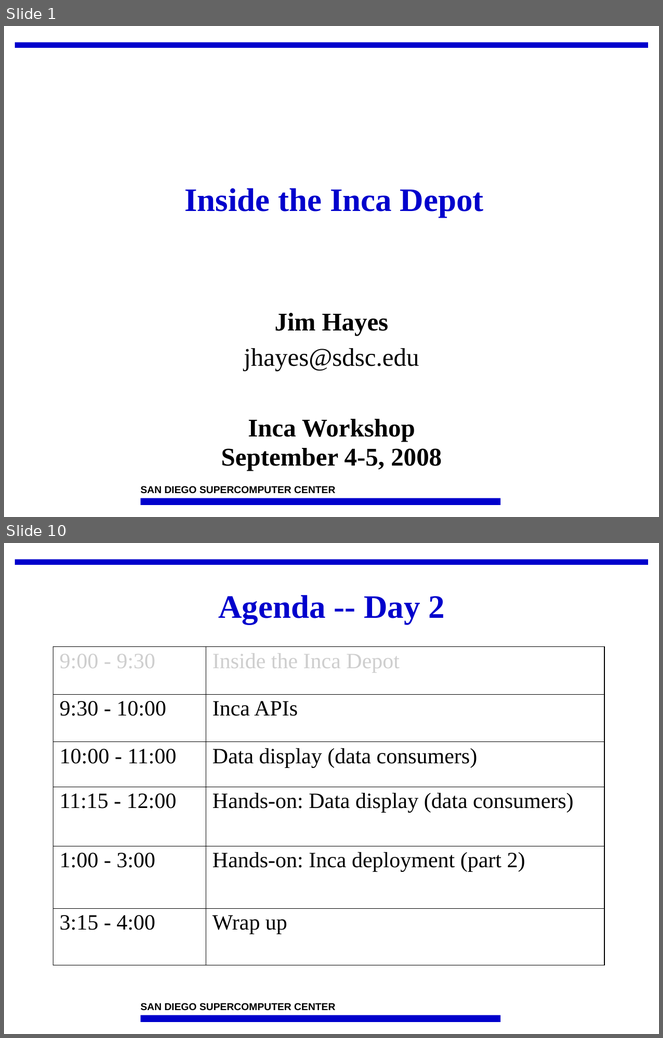
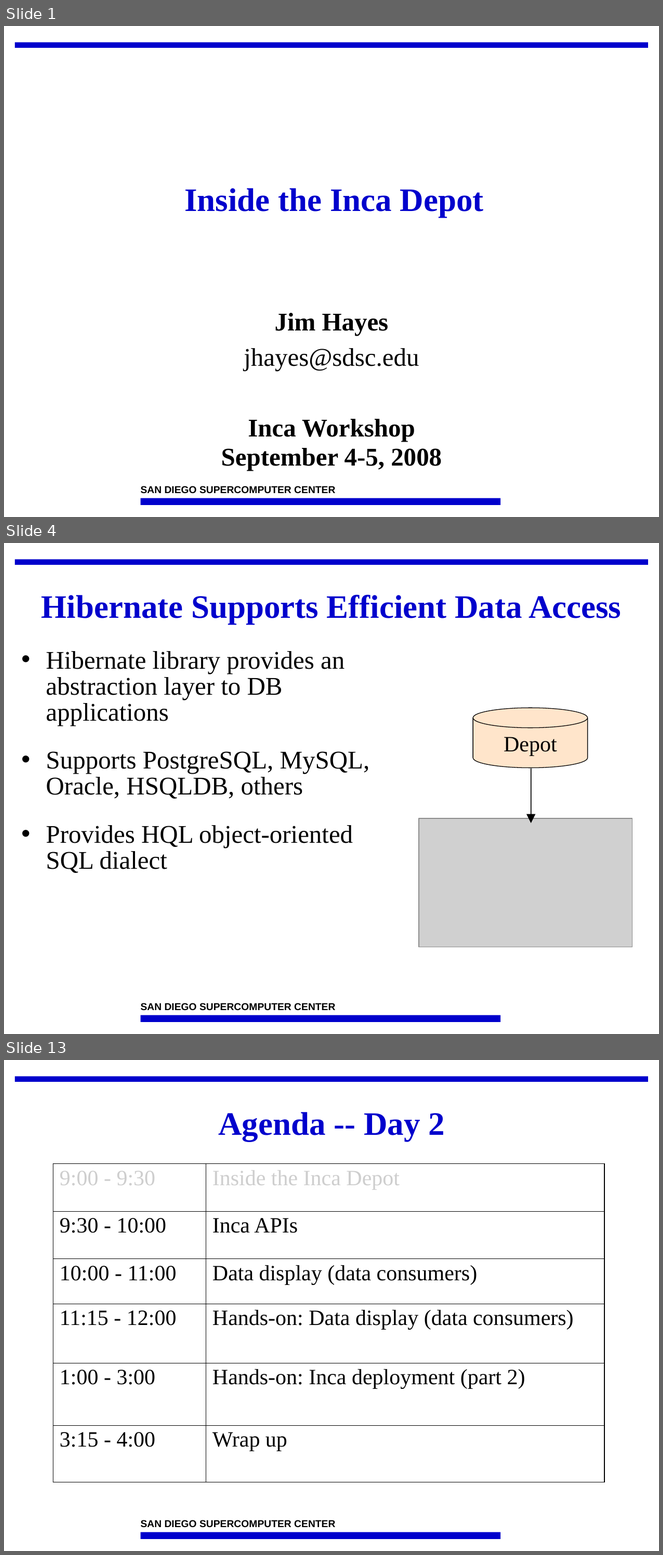
Before and after one commit to IncaProject/inca-xsede, a slide deck: talks/2008workshop/depot.ppt. Shown one above the other, each under a label of ours: slides 1 and 10 before the commit, slides 1, 4 and 13 after it; the slides between them are not shown. The pictures are 663x1038 and 663x1555 pixels, drawn with LibreOffice and Linux fonts; fonts in the diff are those of the drawing; grey boxes stand for pictures; background and template pictures are left out. Boxes give left, top, right and bottom in pixels: in the first picture for what was removed or moved away, otherwise in the second. Text is boxed around its words. In the diff, an @@ line names an element or a change of style, - is before the commit and + after.

```diff
--- a/talks/2008workshop/depot.ppt
+++ b/talks/2008workshop/depot.ppt
@@ slide 4 added at [4, 543, 659, 1034], background #FFFFFF; not listed: 3 template elements that a slide beside it also shows @@
@@ title added at [41, 594, 621, 624], 36 pt, text #0000CC, bold @@
+Hibernate Supports Efficient Data Access
@@ text added at [46, 651, 370, 873], 28 pt, text #000000 @@
+• Hibernate library provides an abstraction layer to DB applications
+• Supports PostgreSQL, MySQL, Oracle, HSQLDB, others
+• Provides HQL object-oriented SQL dialect
@@ cylinder added at [473, 708, 588, 768], fill #FFCC99 at 50% opacity, outline #000000 0.74 pt, 24 pt, text #000000 @@
+Depot
@@ arrow added from (531, 768) to (531, 823), #000000 0.99 pt @@
@@ picture added at [419, 819, 632, 948] @@
@@ what was slide 10 is now slide 13 @@
```
Also in this commit, not shown: 7 slides changed, 3 other slides added, 1 slide removed.
